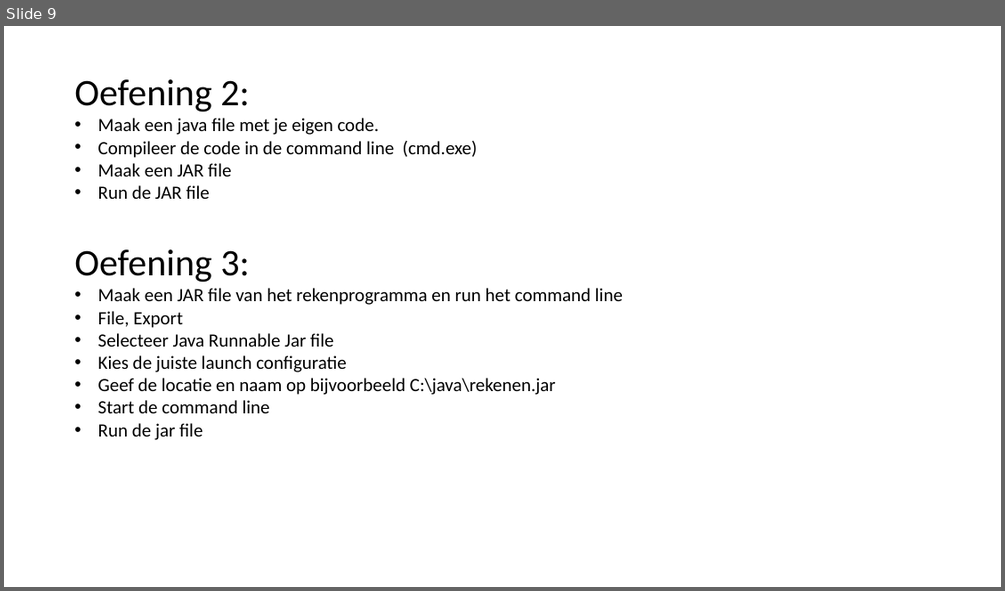
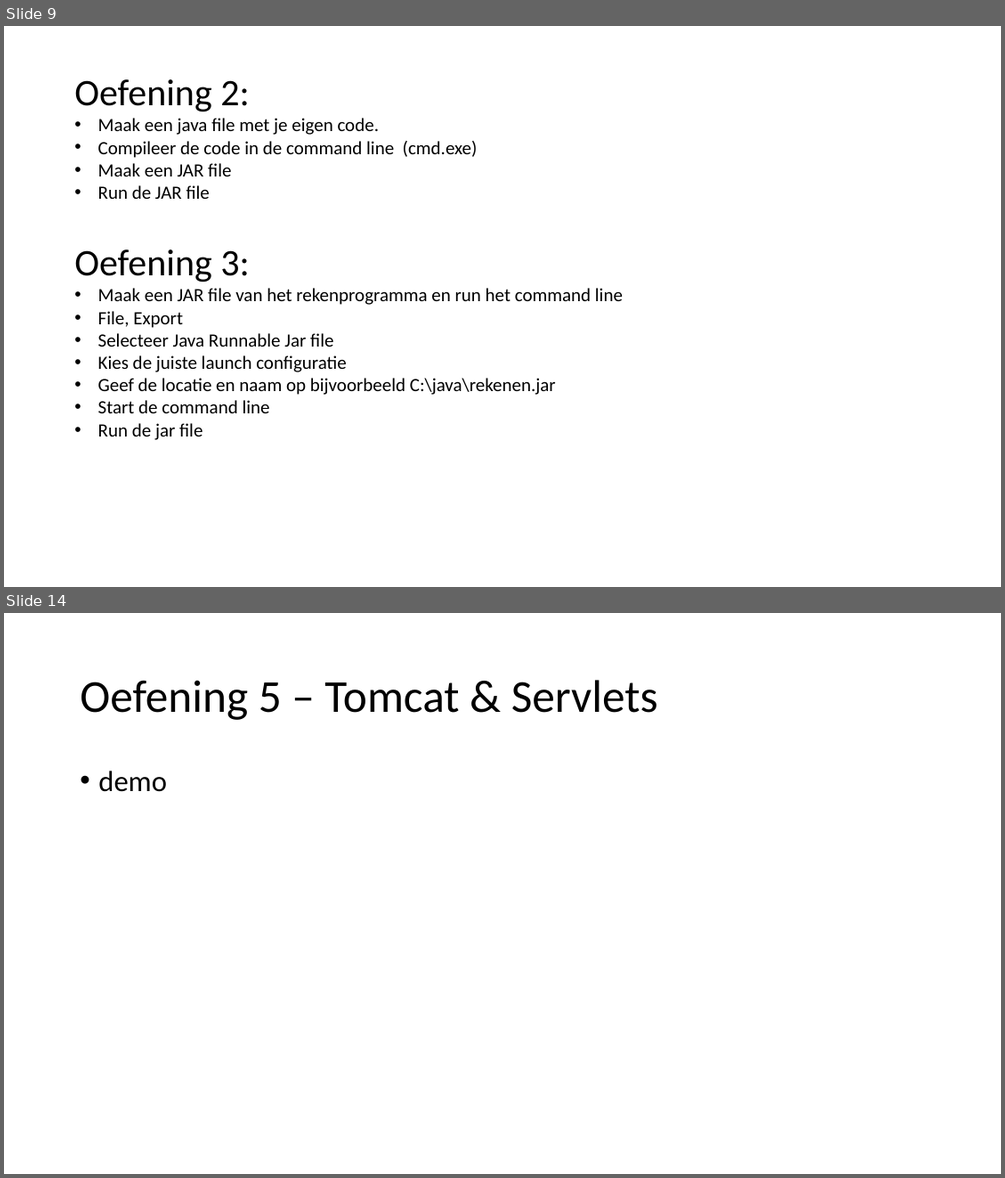
Before and after one commit to otcap/training, a slide deck: java/quickstart/Java training.pptx. Shown one above the other, each under a label of ours: slide 9 before the commit, slides 9 and 14 after it; the slides between them are not shown. The pictures are 1005x591 and 1005x1178 pixels, drawn with LibreOffice and Linux fonts; fonts in the diff are those of the drawing. Boxes give left, top, right and bottom in pixels: in the first picture for what was removed or moved away, otherwise in the second. Text is boxed around its words. In the diff, an @@ line names an element or a change of style, - is before the commit and + after.

```diff
--- a/java/quickstart/Java training.pptx
+++ b/java/quickstart/Java training.pptx
@@ slide 14 added at <box>4,613,1001,1174</box>, background #FFFFFF @@
@@ title added at <box>80,680,658,720</box>, 44 pt, text #000000 @@
+Oefening 5 – Tomcat & Servlets
@@ text added at <box>98,771,167,792</box>, 28 pt, text #000000 @@
+• demo
```
Also in this commit, not shown: 1 slide changed, 3 other slides added, 1 slide removed.
